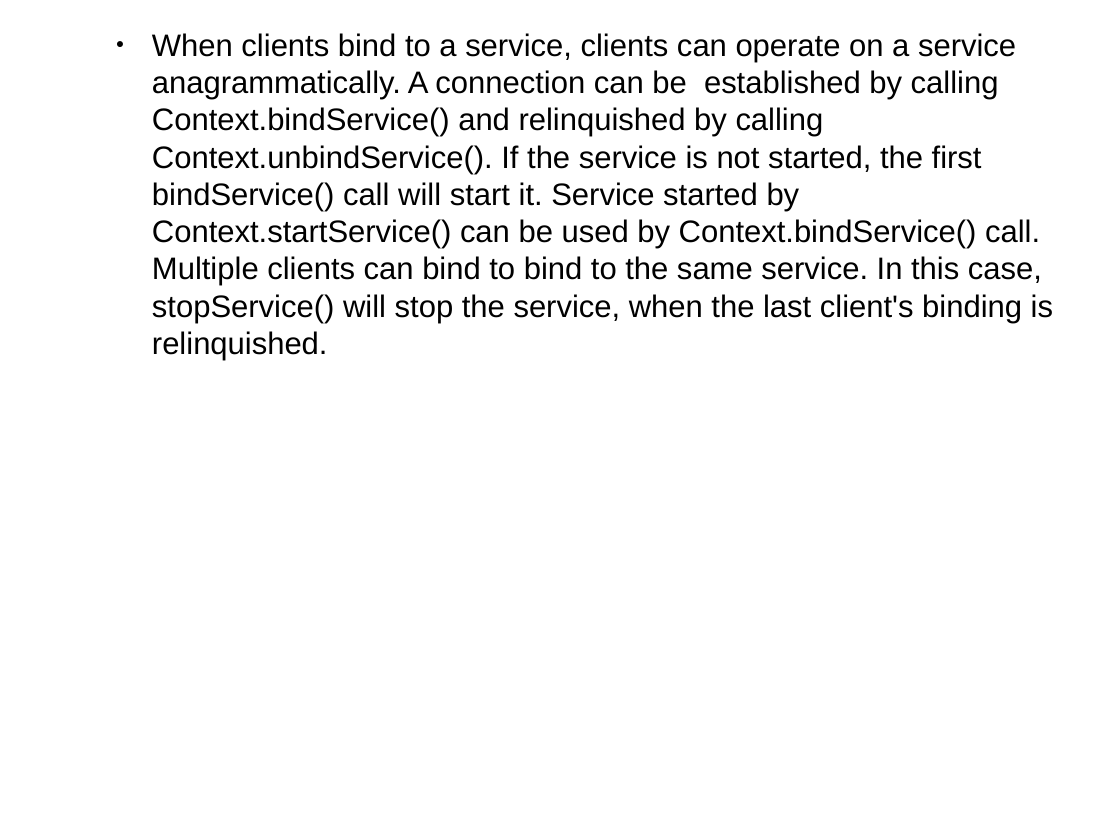
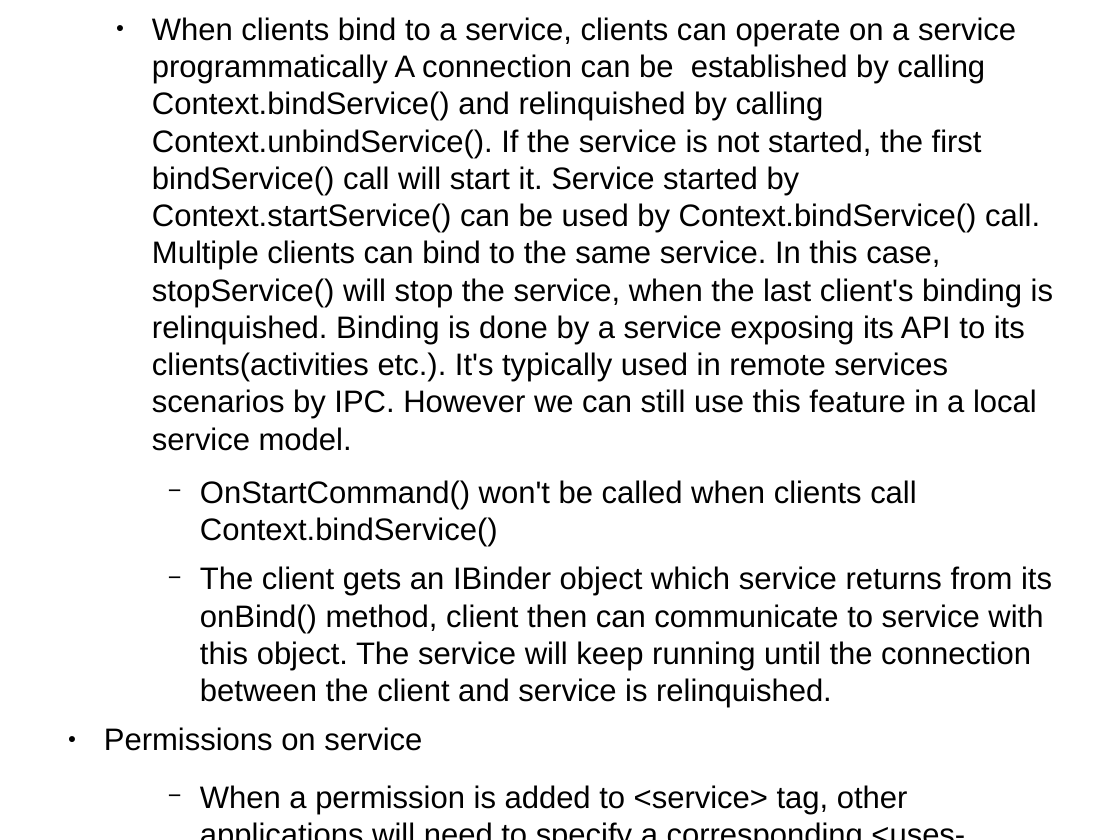
Before and after one commit to thegreatdao/testa, a slide deck: slide 76 of assets/android2.odp. Drawn at 1120x840 pixels with LibreOffice and Linux fonts; fonts in the diff are those of the drawing. Boxes give left, top, right and bottom in pixels: in the first picture for what was removed or moved away, otherwise in the second. Text is boxed around its words. In the diff, an @@ line names an element or a change of style, - is before the commit and + after.

```diff
--- a/assets/android2.odp
+++ b/assets/android2.odp
@@ text at [104,17,1053,814]: text changed @@
-  ● When clients bind to a service, clients can operate on a service anagrammatically. A connection can be established by calling Context.bindService() and relinquished by calling Context.unbindService(). If the service is not started, the first bindService() call will start it. Service started by Context.startService() can be used by Context.bindService() call. Multiple clients can bind to bind to the same service. In this case, stopService() will stop the service, when the last client's binding is relinquished.
+  ● When clients bind to a service, clients can operate on a service programmatically A connection can be established by calling Context.bindService() and relinquished by calling Context.unbindService(). If the service is not started, the first bindService() call will start it. Service started by Context.startService() can be used by Context.bindService() call. Multiple clients can bind to the same service. In this case, stopService() will stop the service, when the last client's binding is relinquished. Binding is done by a service exposing its API to its clients(activities etc.). It's typically used in remote services scenarios by IPC. However we can still use this feature in a local service model.
+    − OnStartCommand() won't be called when clients call Context.bindService()
+    − The client gets an IBinder object which service returns from its onBind() method, client then can communicate to service with this object. The service will keep running until the connection between the client and service is relinquished.
+● Permissions on service
+    − When a permission is added to <service> tag, other applications will need to specify a corresponding <uses-permission> tag in their own manifest file to talk to the service
```
Also in this commit, not shown: 1 other slide changed, 8 slides added, 1 slide removed, 1 other file.
